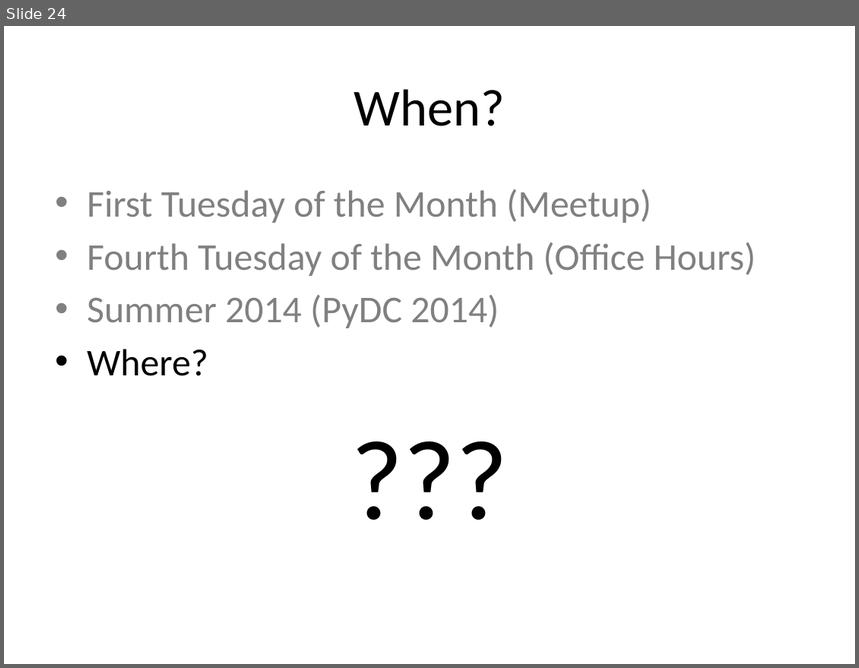
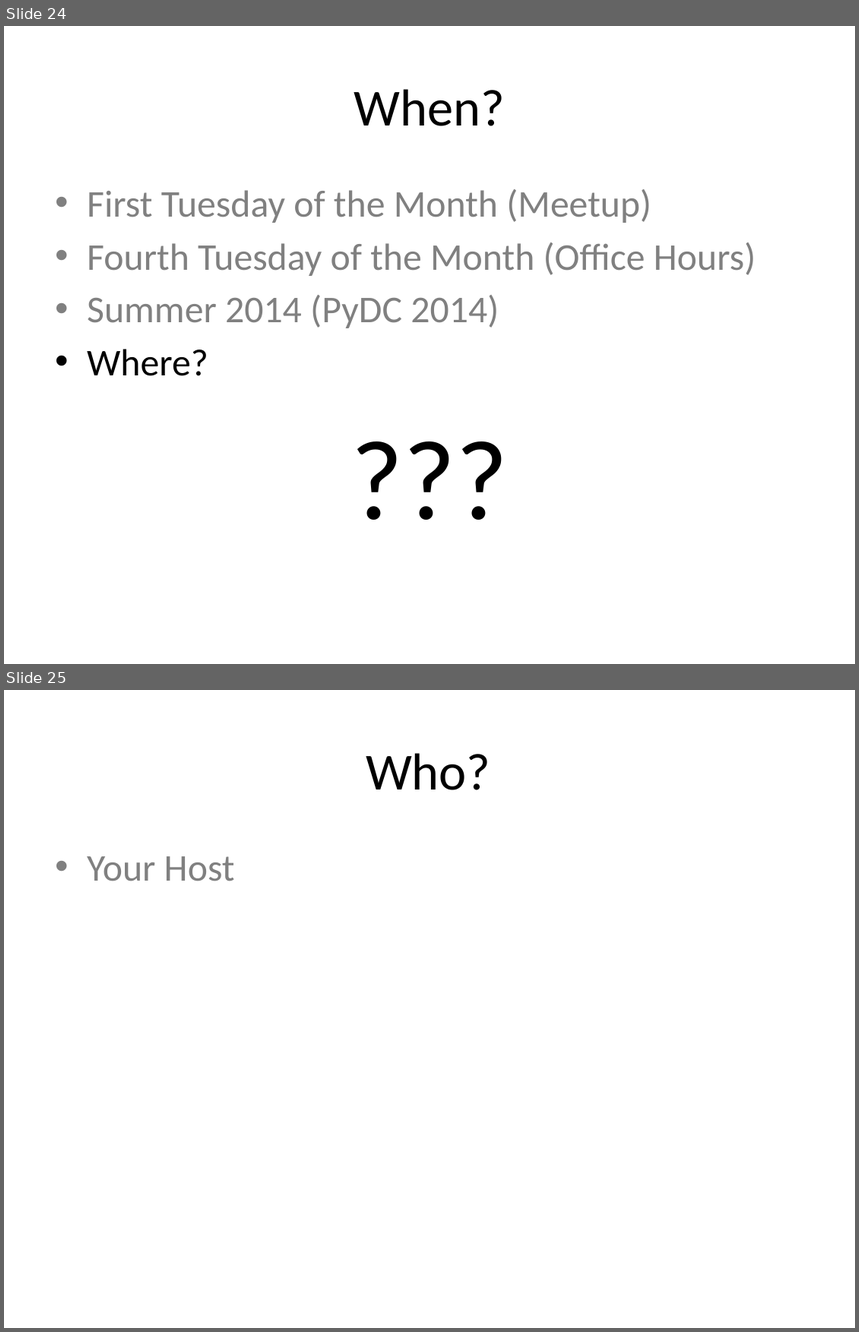
Before and after one commit to DCPython/generic-meetup-slides, a slide deck: DC Python Generic Meetup Slides.pptx. Shown one above the other, each under a label of ours: slide 24 before the commit, slides 24 and 25 after it. The pictures are 859x668 and 859x1332 pixels, drawn with LibreOffice and Linux fonts; fonts in the diff are those of the drawing. Boxes give left, top, right and bottom in pixels: in the first picture for what was removed or moved away, otherwise in the second. Text is boxed around its words. In the diff, an @@ line names an element or a change of style, - is before the commit and + after.

```diff
--- a/DC Python Generic Meetup Slides.pptx
+++ b/DC Python Generic Meetup Slides.pptx
@@ slide 25 added at (4,690,855,1328), background #FFFFFF @@
@@ title added at (366,753,491,790), 44 pt, text #000000 @@
+Who?
@@ text added at (87,856,235,882), 32 pt, text #808080 @@
+• Your Host
```
Also in this commit, not shown: 8 other slides added.
